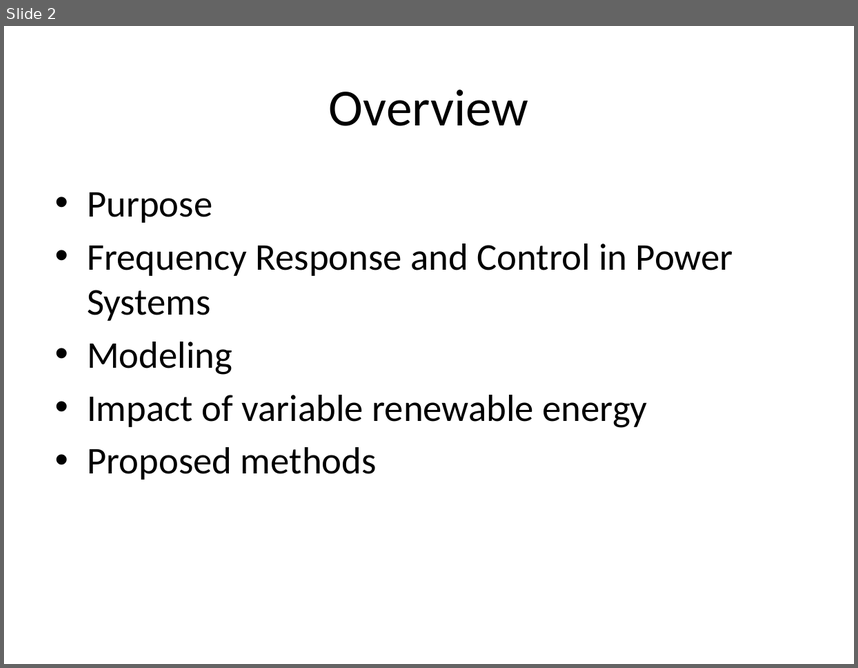
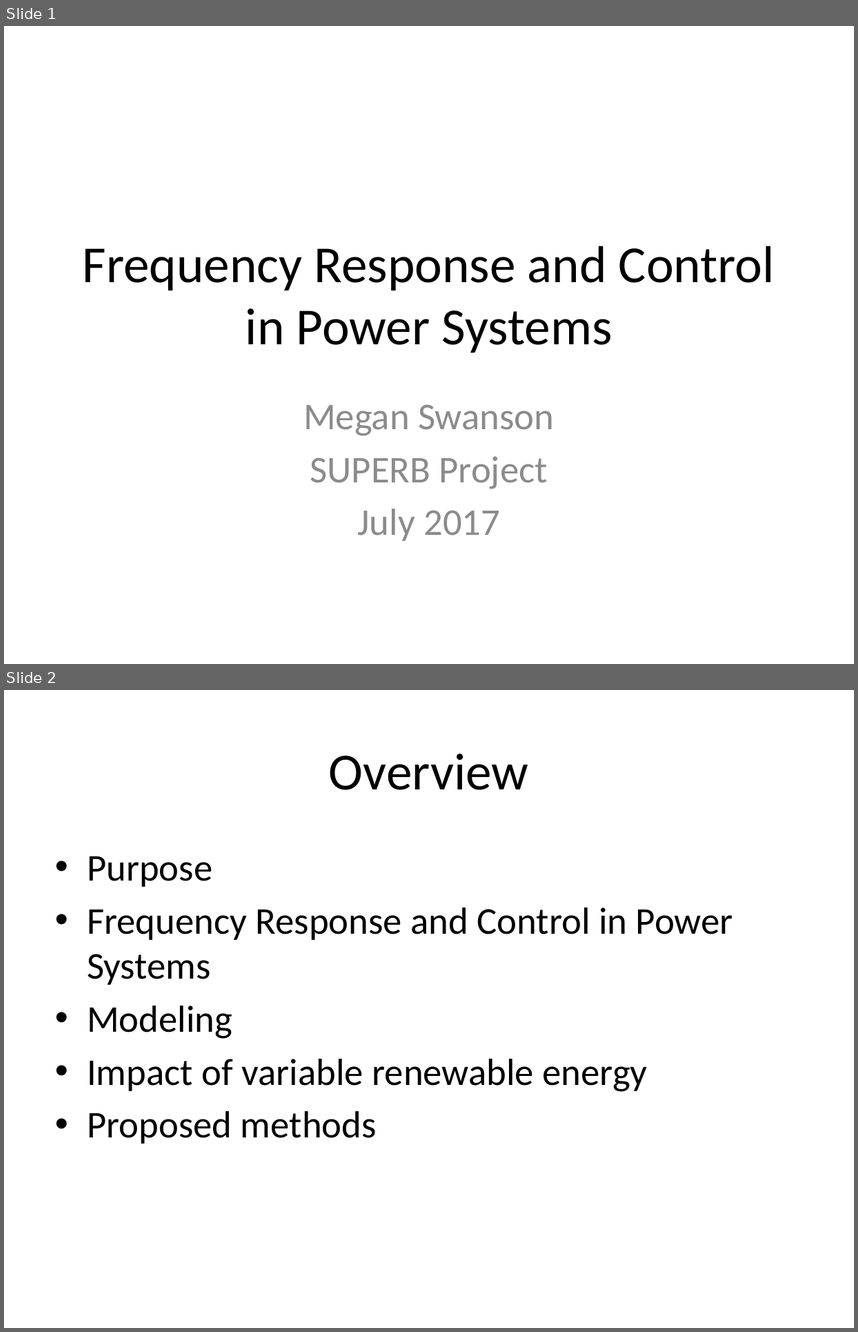
Before and after one commit to mswan96/SUPERB, a slide deck: Literature Review.pptx. Shown one above the other, each under a label of ours: slide 2 before the commit, slides 1 and 2 after it. The pictures are 858x668 and 858x1332 pixels, drawn with LibreOffice and Linux fonts; fonts in the diff are those of the drawing. Boxes give left, top, right and bottom in pixels: in the first picture for what was removed or moved away, otherwise in the second. Text is boxed around its words. In the diff, an @@ line names an element or a change of style, - is before the commit and + after.

```diff
--- a/Literature Review.pptx
+++ b/Literature Review.pptx
@@ slide 1 added at [4, 26, 854, 664], background #FFFFFF @@
@@ title added at [83, 245, 775, 352], 44 pt, text #000000 @@
+Frequency Response and Control in Power Systems
@@ subtitle added at [303, 404, 554, 541], 32 pt, text #8C8C8C @@
+Megan Swanson
+SUPERB Project
+July 2017
```
Also in this commit, not shown: 4 slides changed, 3 other slides added, 1 slide removed.
